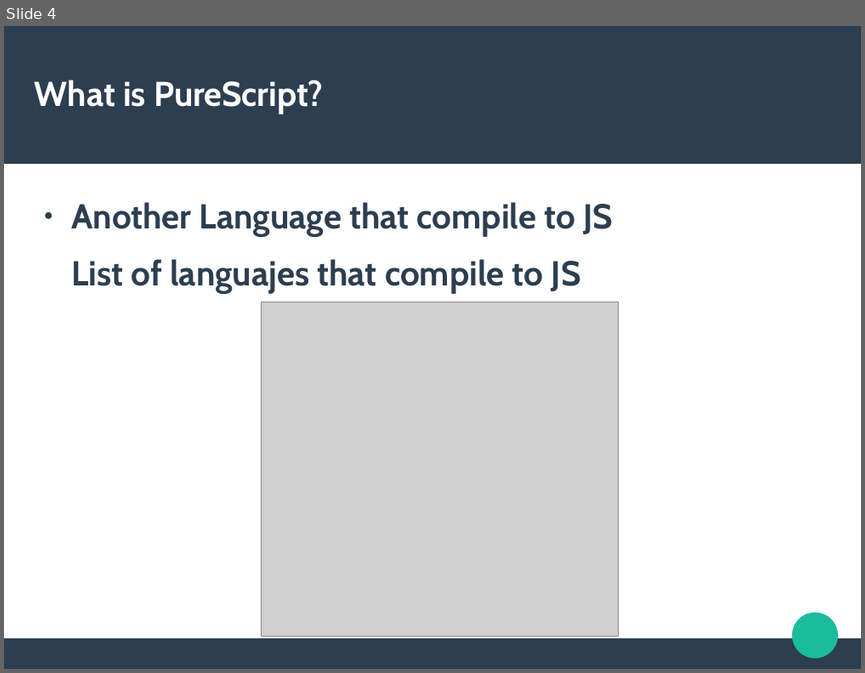
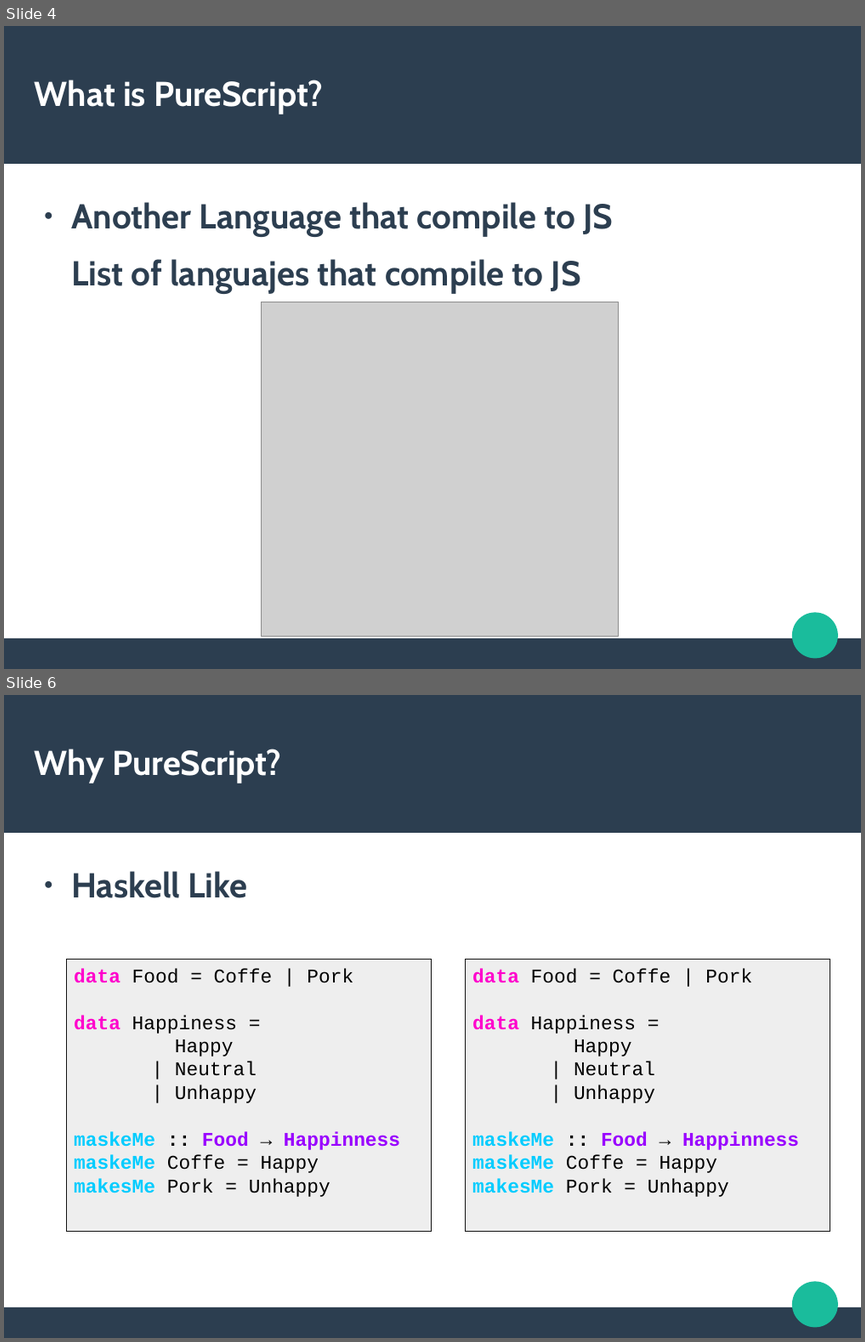
Before and after one commit to CristhianMotoche/ExPS, a slide deck: Presentation.odp. Shown one above the other, each under a label of ours: slide 4 before the commit, slides 4 and 6 after it; the slides between them are not shown. The pictures are 865x673 and 865x1342 pixels, drawn with LibreOffice and Linux fonts; fonts in the diff are those of the drawing; grey boxes stand for pictures. Boxes give left, top, right and bottom in pixels: in the first picture for what was removed or moved away, otherwise in the second. Text is boxed around its words. In the diff, an @@ line names an element or a change of style, - is before the commit and + after.

```diff
--- a/Presentation.odp
+++ b/Presentation.odp
@@ slide 6 added at [4,695,861,1338], background #FFFFFF; not listed: 3 template elements that a slide beside it also shows @@
@@ title added at [35,749,282,783], 31.9 pt, text #FFFFFF, bold @@
+Why PureScript?
@@ text added at [71,871,248,898], 32 pt, text #2C3E50, bold @@
+● Haskell Like
@@ rectangle added at [66,959,432,1231], fill #EEEEEE, outline #111111 0 pt, 18 pt, text #000000 @@
+data Food = Coffe | Pork
+data Happiness =
+Happy
+| Neutral
+| Unhappy
+maskeMe :: Food → Happinness
+maskeMe Coffe = Happy
+makesMe Pork = Unhappy
@@ rectangle added at [465,959,830,1231], fill #EEEEEE, outline #111111 0 pt, 18 pt, text #000000 @@
+data Food = Coffe | Pork
+data Happiness =
+Happy
+| Neutral
+| Unhappy
+maskeMe :: Food → Happinness
+maskeMe Coffe = Happy
+makesMe Pork = Unhappy
```
Also in this commit, not shown: 1 slide changed, 8 other slides added, 1 other file.
